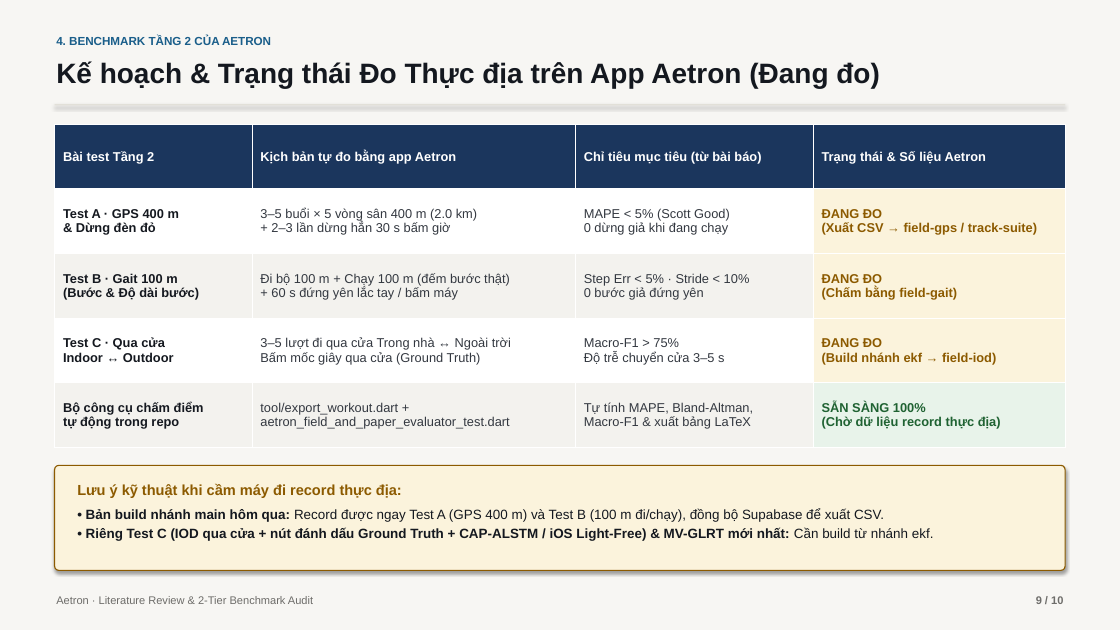
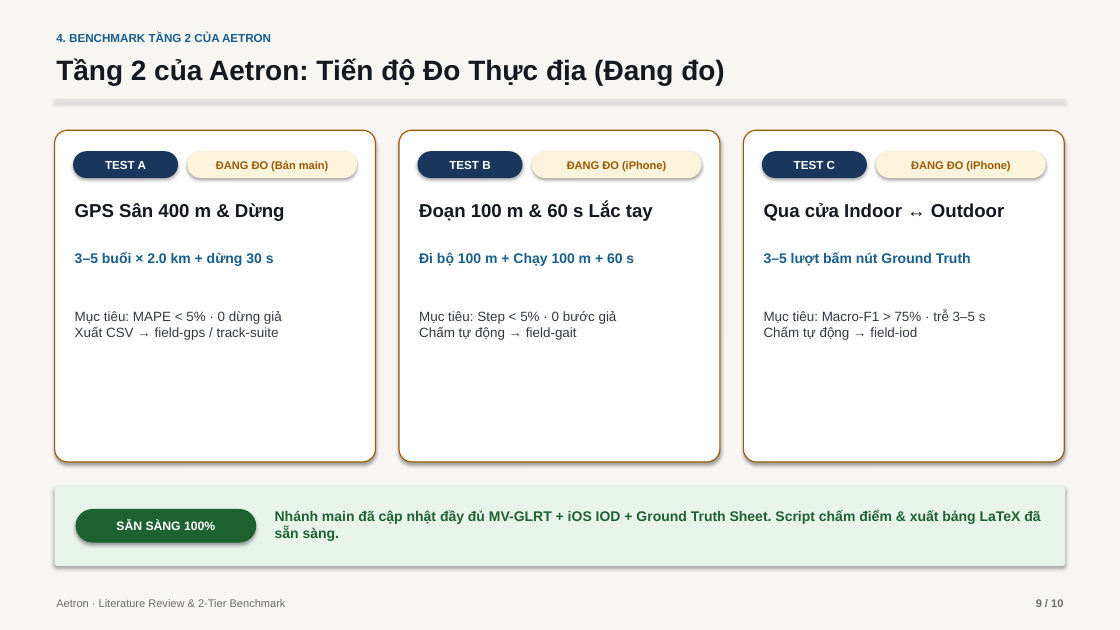
Before and after one commit to DB-Ducbao113/Aetron, a slide deck: slide 9 of docs/thesis_overleaf/Aetron_Literature_Review.pptx. Drawn at 1120x630 pixels with LibreOffice and Linux fonts; fonts in the diff are those of the drawing. Boxes give left, top, right and bottom in pixels: in the first picture for what was removed or moved away, otherwise in the second. Text is boxed around its words. In the diff, an @@ line names an element or a change of style, - is before the commit and + after.

```diff
--- a/docs/thesis_overleaf/Aetron_Literature_Review.pptx
+++ b/docs/thesis_overleaf/Aetron_Literature_Review.pptx
@@ text at [56,58,725,85]: text changed @@
-Kế hoạch & Trạng thái Đo Thực địa trên App Aetron (Đang đo)
+Tầng 2 của Aetron: Tiến độ Đo Thực địa (Đang đo)
@@ rectangle: place and size @@
-rectangle at [55,104,1065,105]
+rectangle at [55,99,1065,100]
@@ table removed at [55,124,1065,448], 5 rows, 4 columns @@
-Bài test Tầng 2 | Kịch bản tự đo bằng app Aetron | Chỉ tiêu mục tiêu (từ bài báo) | Trạng thái & Số liệu Aetron
-Test A · GPS 400 m & Dừng đèn đỏ | 3–5 buổi × 5 vòng sân 400 m (2.0 km) + 2–3 lần dừng hẳn 30 s bấm giờ | MAPE < 5% (Scott Good) 0 dừng giả khi đang chạy | ĐANG ĐO (Xuất CSV → field-gps / track-suite)
-Test B · Gait 100 m (Bước & Độ dài bước) | Đi bộ 100 m + Chạy 100 m (đếm bước thật) + 60 s đứng yên lắc tay / bấm máy | Step Err < 5% · Stride < 10% 0 bước giả đứng yên | ĐANG ĐO (Chấm bằng field-gait)
-Test C · Qua cửa Indoor ↔ Outdoor | 3–5 lượt đi qua cửa Trong nhà ↔ Ngoài trời Bấm mốc giây qua cửa (Ground Truth) | Macro-F1 > 75% Độ trễ chuyển cửa 3–5 s | ĐANG ĐO (Build nhánh ekf → field-iod)
-Bộ công cụ chấm điểm tự động trong repo | tool/export_workout.dart + aetron_field_and_paper_evaluator_test.dart | Tự tính MAPE, Bland-Altman, Macro-F1 & xuất bảng LaTeX | SẴN SÀNG 100% (Chờ dữ liệu record thực địa)
@@ rounded rectangle added at [55,130,376,462], fill #FFFFFF, outline #9A5B00 1 pt @@
@@ rounded rectangle added at [399,130,720,462], fill #FFFFFF, outline #9A5B00 1 pt @@
@@ rounded rectangle added at [744,130,1065,462], fill #FFFFFF, outline #9A5B00 1 pt @@
@@ rounded rectangle added at [73,151,178,178], fill #1B365D, 10 pt, text #FFFFFF, bold @@
+TEST A
@@ rounded rectangle added at [187,151,357,178], fill #FBF3DC, 9.5 pt, text #9A5B00, bold @@
+ĐANG ĐO (Bản main)
@@ rounded rectangle added at [418,151,523,178], fill #1B365D, 10 pt, text #FFFFFF, bold @@
+TEST B
@@ rounded rectangle added at [532,151,702,178], fill #FBF3DC, 9.5 pt, text #9A5B00, bold @@
+ĐANG ĐO (iPhone)
@@ rounded rectangle added at [762,151,867,178], fill #1B365D, 10 pt, text #FFFFFF, bold @@
+TEST C
@@ rounded rectangle added at [876,151,1046,178], fill #FBF3DC, 9.5 pt, text #9A5B00, bold @@
+ĐANG ĐO (iPhone)
@@ text at [75,203,285,221]: text changed; size 11.5 to 16 pt @@
-• Bản build nhánh main hôm qua: Record được ngay Test A (GPS 400 m) và Test B (100 m đi/chạy), đồng bộ Supabase để xuất CSV.
-• Riêng Test C (IOD qua cửa + nút đánh dấu Ground Truth + CAP-ALSTM / iOS Light-Free) & MV-GLRT mới nhất: Cần build từ nhánh ekf.
+GPS Sân 400 m & Dừng
@@ text added at [419,203,653,221], 16 pt, text #14181F, bold @@
+Đoạn 100 m & 60 s Lắc tay
@@ text added at [764,203,1004,221], 16 pt, text #14181F, bold @@
+Qua cửa Indoor ↔ Outdoor
@@ text added at [75,252,274,266], 12 pt, text #1A5E8A, bold @@
+3–5 buổi × 2.0 km + dừng 30 s
@@ text added at [419,252,634,266], 12 pt, text #1A5E8A, bold @@
+Đi bộ 100 m + Chạy 100 m + 60 s
@@ text added at [764,252,971,266], 12 pt, text #1A5E8A, bold @@
+3–5 lượt bấm nút Ground Truth
@@ text added at [75,311,282,340], 11.5 pt, text #333840 @@
+Mục tiêu: MAPE < 5% · 0 dừng giả
+Xuất CSV → field-gps / track-suite
@@ text added at [419,311,617,340], 11.5 pt, text #333840 @@
+Mục tiêu: Step < 5% · 0 bước giả
+Chấm tự động → field-gait
@@ text added at [764,311,986,340], 11.5 pt, text #333840 @@
+Mục tiêu: Macro-F1 > 75% · trễ 3–5 s
+Chấm tự động → field-iod
@@ rounded rectangle: place and size @@
-rounded rectangle at [55,465,1065,571]
+rounded rectangle at [55,486,1065,566]
@@ rounded rectangle at [55,486,1065,566]: fill #FBF3DC to #E8F3EA; outline #8C5A00 1 pt to none @@
@@ rounded rectangle added at [76,509,256,543], fill #1F6232, 10.5 pt, text #FFFFFF, bold @@
+SẴN SÀNG 100%
@@ text removed at [77,483,402,498] @@
-Lưu ý kỹ thuật khi cầm máy đi record thực địa:
@@ text added at [275,510,1040,541], 12 pt, text #1F6232, bold @@
+Nhánh main đã cập nhật đầy đủ MV-GLRT + iOS IOD + Ground Truth Sheet. Script chấm điểm & xuất bảng LaTeX đã sẵn sàng.
@@ text at [56,599,286,607]: text changed @@
-Aetron · Literature Review & 2-Tier Benchmark Audit
+Aetron · Literature Review & 2-Tier Benchmark
```
Also in this commit, not shown: 9 other slides changed, 5 other files.
